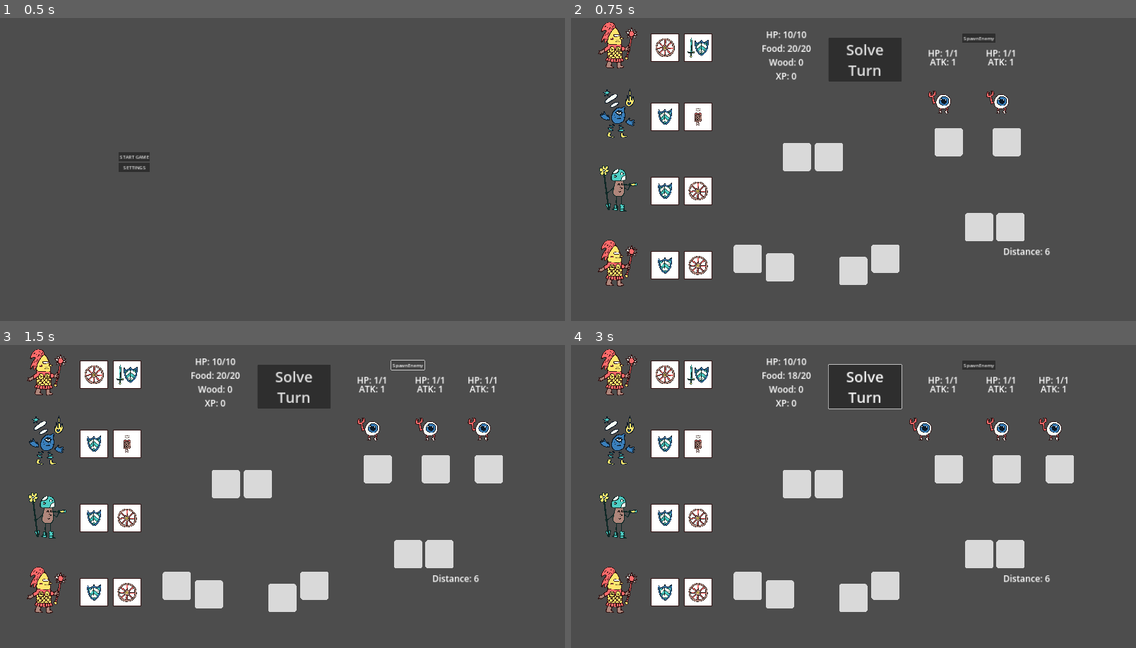
Above: before the commit, frames 1-4 (two rows, left to right).
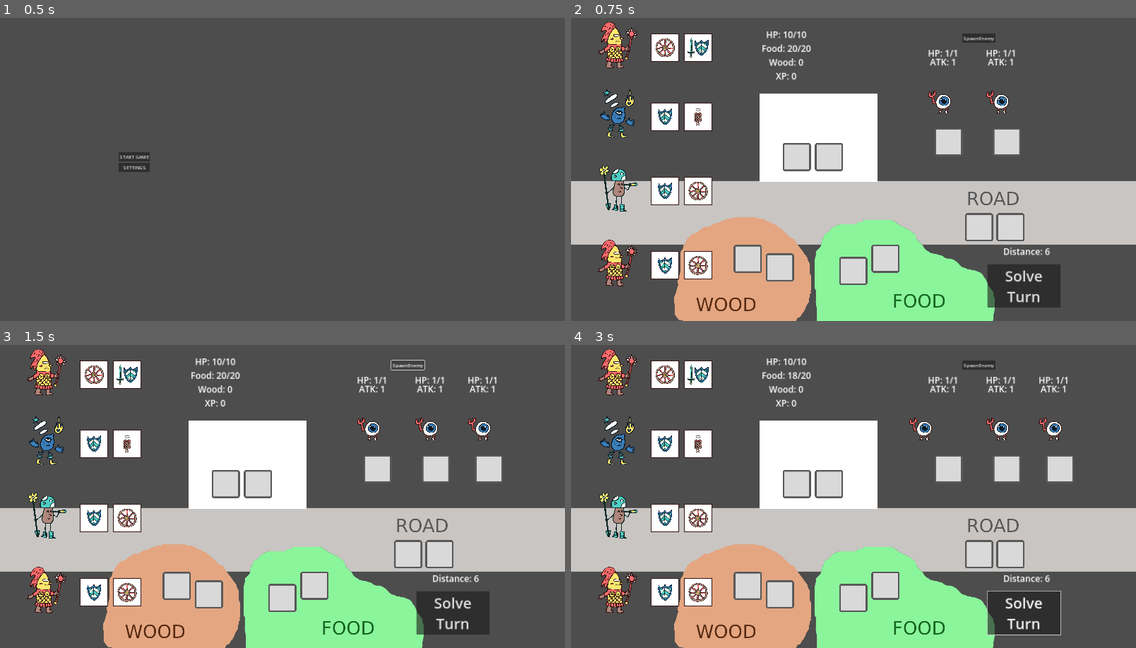
Above: after the commit, the same moments.

Repository: Sugo98/godot-77
Game: Godot game, scene res://game_logic/game_manager.tscn
Two runs of this game, one before a commit and one after it. Both use one fixed random seed, a clock stepped at 60 frames per second and the inputs below.
Inputs:
- Up to frame 1 (0.5 s): no input
- Up to frame 2 (0.75 s): click "START GAME" at 0.5 s
- Up to frame 3 (1.5 s): click "SpawnEnemy" at 1.25 s
- Up to frame 4 (3 s): click "Solve Turn" at 2 s; click "SpawnEnemy" at 2.75 s

Frame 1 is identical in both runs. In frame 2, 39% of the frame differs, in the area x 0-100%, y 6-100%; in frame 3, 39%; in frame 4, 39%.

Commit message:
Background Sprite for Reference

Diff:
--- a/game_logic/basic_level.tscn
+++ b/game_logic/basic_level.tscn
@@ -8,6 +8,10 @@
 [node name="BasicLevel" type="Node"]
 script = ExtResource("1_n52b6")
 enemy_scene = ExtResource("2_beh15")
+
+[node name="Background" type="Sprite2D" parent="."]
+z_index = -10
+centered = false
 
 [node name="EnemyZone" type="Control" parent="."]
 layout_mode = 3
@@ -254,10 +258,10 @@
 text = "SpawnEnemy"
 
 [node name="SolveTurn" type="Button" parent="."]
-offset_left = 875.0
-offset_top = 118.0
-offset_right = 1124.0
-offset_bottom = 264.0
+offset_left = 1415.0
+offset_top = 887.0
+offset_right = 1664.0
+offset_bottom = 1033.0
 theme_override_font_sizes/font_size = 50
 text = "Solve
 Turn"
--- a/game_logic/basic_level_logic.gd
+++ b/game_logic/basic_level_logic.gd
@@ -6,6 +6,7 @@
 const bridge_cost = Global.bridge_repair_cost
 const offset_x = 100
 
+@onready var background: Sprite2D = $Background
 @onready var enemy_slots_container : Control = $EnemyZone/EnemySlots
 @onready var enemy_pivots_container: Node2D = $EnemyZone/EnemyPivots
 @onready var wood_slots_container: Control = $WoodSlots
@@ -47,6 +48,7 @@
 	decrase_road(0) #update road label
 	start_playng_music()
 	blocker.hide()
+	background.texture = data.back_ground_texture
 	back_ground_music.stream = data.soundtrack
 	back_ground_music.play()
 
--- a/game_logic/hero_party_manager.gd
+++ b/game_logic/hero_party_manager.gd
@@ -5,12 +5,13 @@
 @export var max_wood : int
 @export var heroes_ui: HeroesUI
 @export var heroes_container : Node
+@export var caravan: Node2D
 
 
 var repair_cost : int = Global.caravan_repair_cost
 var repair_discounted_cost : int = Global.caravan_discount_repair_cost
 
-@onready var caravan_position : Vector2 = $CaravanPosition.global_position
+@onready var caravan_position : Vector2 = $Node2D/FeedbackPosition.global_position
 
 
 var heroes: Array[Dice]
--- a/game_logic/heroes_party.tscn
+++ b/game_logic/heroes_party.tscn
@@ -6,6 +6,7 @@
 [ext_resource type="Texture2D" uid="uid://du7fsdcx1ljr1" path="res://assets/heroes/guerriera DEF.png" id="4_lhd3d"]
 [ext_resource type="Texture2D" uid="uid://c1s0sxxrjxw0v" path="res://assets/heroes/maga DEF.png" id="5_hk1u8"]
 [ext_resource type="Texture2D" uid="uid://c0yr0uw61pg1n" path="res://assets/heroes/eroe ranger 1.png" id="6_tpl4r"]
+[ext_resource type="Texture2D" uid="uid://c2i4hqf6i2g3d" path="res://assets/background/white.png" id="7_c4i2j"]
 
 [node name="HeroesParty" type="Node" node_paths=PackedStringArray("heroes_ui", "heroes_container")]
 script = ExtResource("1_6rxhw")
@@ -55,5 +56,12 @@
 character_class = 4
 hero_texture = ExtResource("4_lhd3d")
 
-[node name="CaravanPosition" type="Marker2D" parent="."]
-position = Vector2(929, 559)
+[node name="Node2D" type="Node2D" parent="."]
+
+[node name="Caravan" type="Sprite2D" parent="Node2D"]
+position = Vector2(842, 458)
+scale = Vector2(400, 300)
+texture = ExtResource("7_c4i2j")
+
+[node name="FeedbackPosition" type="Marker2D" parent="Node2D"]
+position = Vector2(929, 238)
--- a/resources/levels/desert.tres
+++ b/resources/levels/desert.tres
@@ -1,5 +1,6 @@
-[gd_resource type="Resource" script_class="LevelData" load_steps=8 format=3 uid="uid://buq0vkbg12j3d"]
+[gd_resource type="Resource" script_class="LevelData" load_steps=9 format=3 uid="uid://buq0vkbg12j3d"]
 
+[ext_resource type="Texture2D" uid="uid://cugtgmme47bro" path="res://assets/background/DEBUG_BG.png" id="1_0ctwp"]
 [ext_resource type="Script" path="res://resources/enemies/enemies_data.gd" id="1_nyan5"]
 [ext_resource type="Resource" uid="uid://p4lax3an5o0y" path="res://resources/enemies/pbm2-2.tres" id="2_fk6g0"]
 [ext_resource type="Resource" uid="uid://b8w5ojo0122h5" path="res://resources/enemies/dbm1.tres" id="3_owsrq"]
@@ -12,6 +13,7 @@
 script = ExtResource("4_x8qa4")
 name = "Desert"
 description = ""
+back_ground_texture = ExtResource("1_0ctwp")
 length_of_the_road = 8
 boss_level = false
 enemy = Array[ExtResource("1_nyan5")]([ExtResource("2_fk6g0"), ExtResource("3_owsrq"), ExtResource("4_csaym")])
@@ -20,12 +22,12 @@
 base_danger = 8
 random_danger = 4
 danger_threshold_max = 20.0
-danger_threshold_min = 12.0
+danger_threshold_min = 10.0
 road_slots = 2
 food_slots = 2
 wood_slots = 2
-mod_wood = -1
-mod_food = -1
+mod_wood = 0
+mod_food = 0
 road_obstacle = 0
 broken_bridge = false
 dragon_level = false
--- a/resources/levels/forest.tres
+++ b/resources/levels/forest.tres
@@ -1,6 +1,7 @@
-[gd_resource type="Resource" script_class="LevelData" load_steps=6 format=3 uid="uid://bqpl571qkgwsx"]
+[gd_resource type="Resource" script_class="LevelData" load_steps=7 format=3 uid="uid://bqpl571qkgwsx"]
 
 [ext_resource type="Script" path="res://resources/enemies/enemies_data.gd" id="1_0onpo"]
+[ext_resource type="Texture2D" uid="uid://cugtgmme47bro" path="res://assets/background/DEBUG_BG.png" id="1_2cwi7"]
 [ext_resource type="Script" path="res://resources/levels/level_data.gd" id="1_rqwrv"]
 [ext_resource type="Resource" uid="uid://delt0qchgjv4n" path="res://resources/enemies/wolf.tres" id="2_abe1t"]
 [ext_resource type="Resource" uid="uid://dvgh36dfckm3n" path="res://resources/enemies/pbm1.tres" id="2_gpb6o"]
@@ -10,6 +11,7 @@
 script = ExtResource("1_rqwrv")
 name = "Forest"
 description = "You enter a shady wood..."
+back_ground_texture = ExtResource("1_2cwi7")
 length_of_the_road = 5
 boss_level = false
 enemy = Array[ExtResource("1_0onpo")]([ExtResource("2_gpb6o"), ExtResource("2_abe1t"), ExtResource("3_vatw8")])
--- a/resources/levels/mountain.tres
+++ b/resources/levels/mountain.tres
@@ -1,6 +1,7 @@
-[gd_resource type="Resource" script_class="LevelData" load_steps=5 format=3 uid="uid://c5psbamdgasq7"]
+[gd_resource type="Resource" script_class="LevelData" load_steps=6 format=3 uid="uid://c5psbamdgasq7"]
 
 [ext_resource type="Script" path="res://resources/enemies/enemies_data.gd" id="1_5jvxm"]
+[ext_resource type="Texture2D" uid="uid://cugtgmme47bro" path="res://assets/background/DEBUG_BG.png" id="1_ncuae"]
 [ext_resource type="Resource" uid="uid://dncssya7ud4yx" path="res://resources/enemies/troll.tres" id="2_k7cio"]
 [ext_resource type="Script" path="res://resources/levels/level_data.gd" id="4_uiqia"]
 [ext_resource type="AudioStream" uid="uid://boppptxo32qo2" path="res://assets/music/Town_-_Enchanted_Village.ogg" id="5_cbdn5"]
@@ -9,6 +10,7 @@
 script = ExtResource("4_uiqia")
 name = "Plain 1"
 description = ""
+back_ground_texture = ExtResource("1_ncuae")
 length_of_the_road = 0
 boss_level = true
 enemy = Array[ExtResource("1_5jvxm")]([])
--- a/resources/levels/plain1.tres
+++ b/resources/levels/plain1.tres
@@ -1,6 +1,7 @@
-[gd_resource type="Resource" script_class="LevelData" load_steps=6 format=3 uid="uid://g46vae27pvqv"]
+[gd_resource type="Resource" script_class="LevelData" load_steps=7 format=3 uid="uid://g46vae27pvqv"]
 
 [ext_resource type="Script" path="res://resources/enemies/enemies_data.gd" id="1_8wblf"]
+[ext_resource type="Texture2D" uid="uid://cugtgmme47bro" path="res://assets/background/DEBUG_BG.png" id="1_t4ks5"]
 [ext_resource type="Resource" uid="uid://l1ku40fmuggn" path="res://resources/enemies/demonoculus.tres" id="2_on5ee"]
 [ext_resource type="Resource" uid="uid://dvgh36dfckm3n" path="res://resources/enemies/pbm1.tres" id="3_kbwjx"]
 [ext_resource type="Script" path="res://resources/levels/level_data.gd" id="4_vjvg1"]
@@ -10,6 +11,7 @@
 script = ExtResource("4_vjvg1")
 name = "Plain 1"
 description = ""
+back_ground_texture = ExtResource("1_t4ks5")
 length_of_the_road = 6
 boss_level = false
 enemy = Array[ExtResource("1_8wblf")]([ExtResource("2_on5ee"), ExtResource("3_kbwjx")])
@@ -18,7 +20,7 @@
 base_danger = 8
 random_danger = 4
 danger_threshold_max = 16.0
-danger_threshold_min = 10.0
+danger_threshold_min = 8.0
 road_slots = 2
 food_slots = 2
 wood_slots = 2
--- a/resources/levels/plain2.tres
+++ b/resources/levels/plain2.tres
@@ -1,6 +1,7 @@
-[gd_resource type="Resource" script_class="LevelData" load_steps=7 format=3 uid="uid://dgqhdu4oculn5"]
+[gd_resource type="Resource" script_class="LevelData" load_steps=8 format=3 uid="uid://dgqhdu4oculn5"]
 
 [ext_resource type="Script" path="res://resources/enemies/enemies_data.gd" id="1_635f0"]
+[ext_resource type="Texture2D" uid="uid://cugtgmme47bro" path="res://assets/background/DEBUG_BG.png" id="1_yi6m0"]
 [ext_resource type="Resource" uid="uid://c4er4h6rh0vk" path="res://resources/enemies/gigacastoro.tres" id="2_rswli"]
 [ext_resource type="Resource" uid="uid://dylhd37l11lma" path="res://resources/enemies/pbm2-1.tres" id="3_6ma8x"]
 [ext_resource type="Script" path="res://resources/levels/level_data.gd" id="4_lt8xo"]
@@ -11,6 +12,7 @@
 script = ExtResource("4_lt8xo")
 name = "Plain 1"
 description = ""
+back_ground_texture = ExtResource("1_yi6m0")
 length_of_the_road = 6
 boss_level = false
 enemy = Array[ExtResource("1_635f0")]([ExtResource("2_rswli"), ExtResource("3_6ma8x"), ExtResource("4_oeut7")])
--- a/resources/levels/plain3.tres
+++ b/resources/levels/plain3.tres
@@ -1,6 +1,7 @@
-[gd_resource type="Resource" script_class="LevelData" load_steps=6 format=3 uid="uid://dpnw1nmfj80fk"]
+[gd_resource type="Resource" script_class="LevelData" load_steps=7 format=3 uid="uid://dpnw1nmfj80fk"]
 
 [ext_resource type="Script" path="res://resources/enemies/enemies_data.gd" id="1_j1vhv"]
+[ext_resource type="Texture2D" uid="uid://cugtgmme47bro" path="res://assets/background/DEBUG_BG.png" id="1_ocoys"]
 [ext_resource type="Resource" uid="uid://l1ku40fmuggn" path="res://resources/enemies/demonoculus.tres" id="2_iv7fg"]
 [ext_resource type="Resource" uid="uid://brcausig1ijvi" path="res://resources/enemies/orchetto.tres" id="3_wpet2"]
 [ext_resource type="Script" path="res://resources/levels/level_data.gd" id="4_umx4s"]
@@ -10,6 +11,7 @@
 script = ExtResource("4_umx4s")
 name = "Plain 1"
 description = ""
+back_ground_texture = ExtResource("1_ocoys")
 length_of_the_road = 0
 boss_level = true
 enemy = Array[ExtResource("1_j1vhv")]([ExtResource("2_iv7fg"), ExtResource("3_wpet2")])
--- a/resources/levels/swamp.tres
+++ b/resources/levels/swamp.tres
@@ -1,5 +1,6 @@
-[gd_resource type="Resource" script_class="LevelData" load_steps=7 format=3 uid="uid://bd71cnmmq5sw2"]
+[gd_resource type="Resource" script_class="LevelData" load_steps=8 format=3 uid="uid://bd71cnmmq5sw2"]
 
+[ext_resource type="Texture2D" uid="uid://cugtgmme47bro" path="res://assets/background/DEBUG_BG.png" id="1_tw4kp"]
 [ext_resource type="Script" path="res://resources/enemies/enemies_data.gd" id="1_w1voo"]
 [ext_resource type="Resource" uid="uid://di25an6yjvkqu" path="res://resources/enemies/sbm1.tres" id="2_bdae0"]
 [ext_resource type="Resource" uid="uid://dvgh36dfckm3n" path="res://resources/enemies/pbm1.tres" id="3_3sjg1"]
@@ -11,6 +12,7 @@
 script = ExtResource("3_tmbrf")
 name = "Swamp"
 description = "A dark swamp appears before you"
+back_ground_texture = ExtResource("1_tw4kp")
 length_of_the_road = 4
 boss_level = false
 enemy = Array[ExtResource("1_w1voo")]([ExtResource("2_bdae0"), ExtResource("3_3sjg1"), ExtResource("4_5y4vs")])
@@ -19,7 +21,7 @@
 base_danger = 8
 random_danger = 4
 danger_threshold_max = 20.0
-danger_threshold_min = 12.0
+danger_threshold_min = 8.0
 road_slots = 3
 food_slots = 2
 wood_slots = 2
Binary file added: assets/background/DEBUG_BG.png
Not shown, added: assets/background/DEBUG_BG.png.import
Binary file changed: assets/theme/Bridge.png
Binary file changed: assets/theme/Plain.png
Binary file changed: assets/theme/Plus_1.png
Not shown: 1 places in game_logic/heroes_party.tscn that only renumber resources
